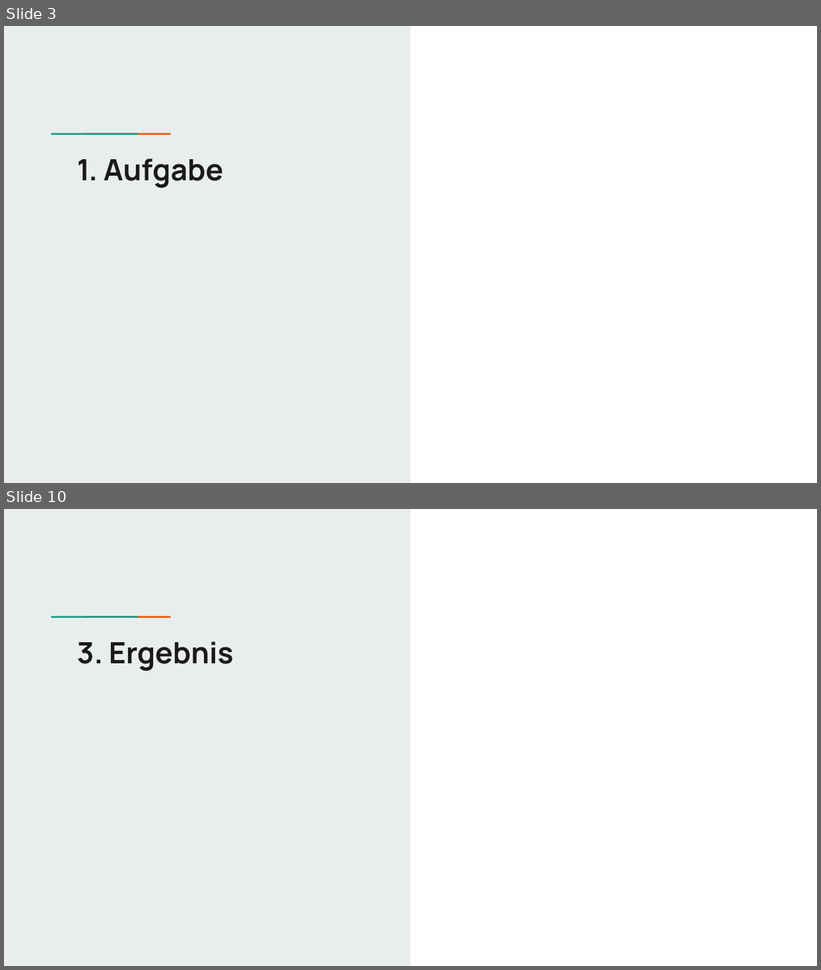
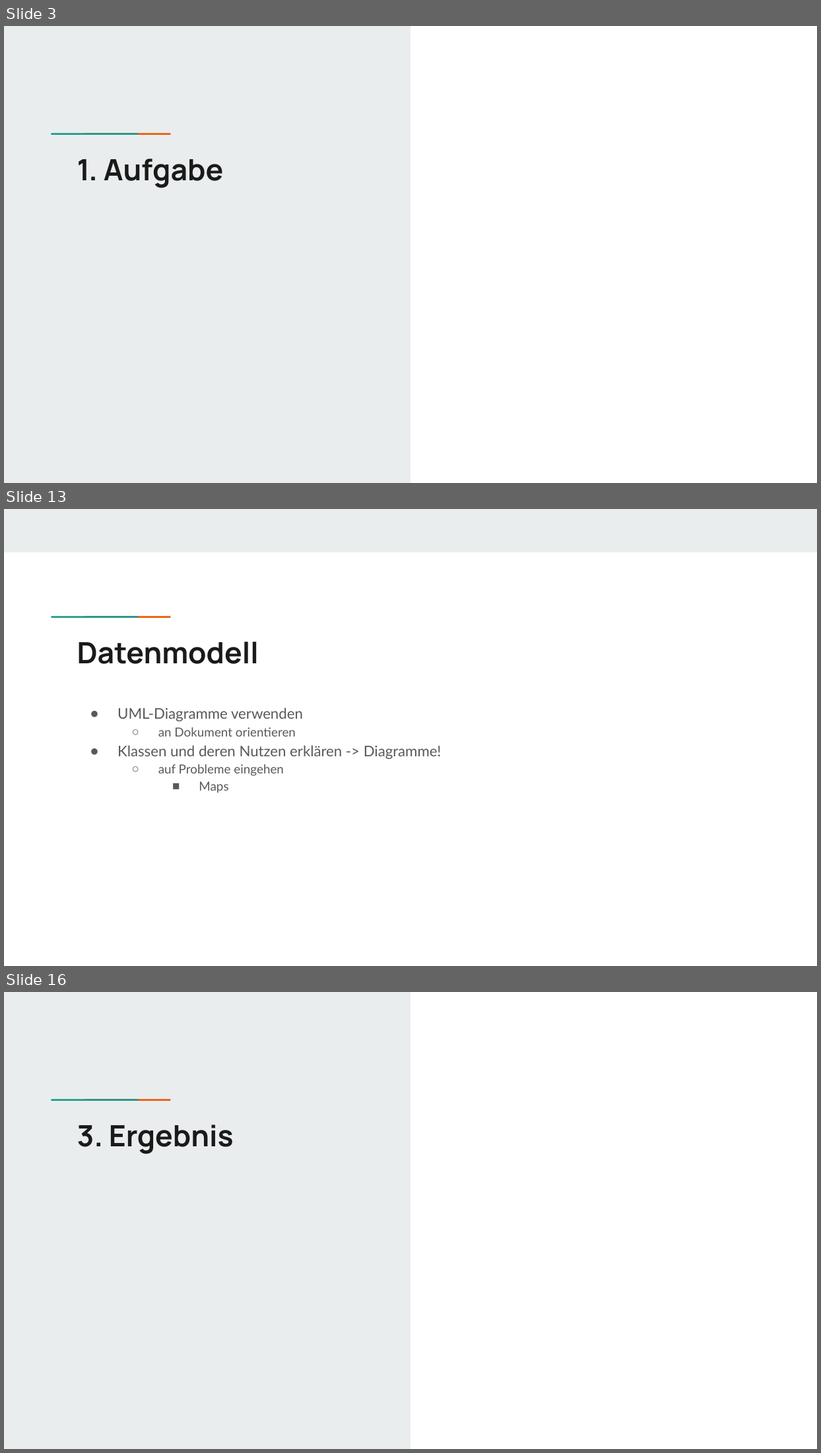
Before and after one commit to vaerl/Uni_MT_Food-Truck, a slide deck: documentation/Präsentation/Präsentation_App.pptx. Shown one above the other, each under a label of ours: slides 3 and 10 before the commit, slides 3, 13 and 16 after it; the slides between them are not shown. The pictures are 821x970 and 821x1453 pixels, drawn with LibreOffice and Linux fonts; fonts in the diff are those of the drawing. Boxes give left, top, right and bottom in pixels: in the first picture for what was removed or moved away, otherwise in the second. Text is boxed around its words. In the diff, an @@ line names an element or a change of style, - is before the commit and + after.

```diff
--- a/documentation/Präsentation/Präsentation_App.pptx
+++ b/documentation/Präsentation/Präsentation_App.pptx
@@ slide 13 added at bbox=[4, 509, 817, 966], background #FFFFFF; not listed: 2 template elements that a slide beside it also shows @@
@@ rectangle added at bbox=[4, 509, 817, 552], fill #E9EDEE @@
@@ title added at bbox=[77, 642, 259, 664], 26 pt, text #1A1A1A, bold @@
+Datenmodell
@@ text added at bbox=[118, 708, 442, 793], 13 pt, text #595959 @@
+● UML-Diagramme verwenden
+  ○ an Dokument orientieren
+● Klassen und deren Nutzen erklären -> Diagramme!
+  ○ auf Probleme eingehen
+    ■ Maps
@@ what was slide 10 is now slide 16 @@
```
Also in this commit, not shown: 1 slide changed, 11 other slides added, 7 slides removed, 24 other files.
